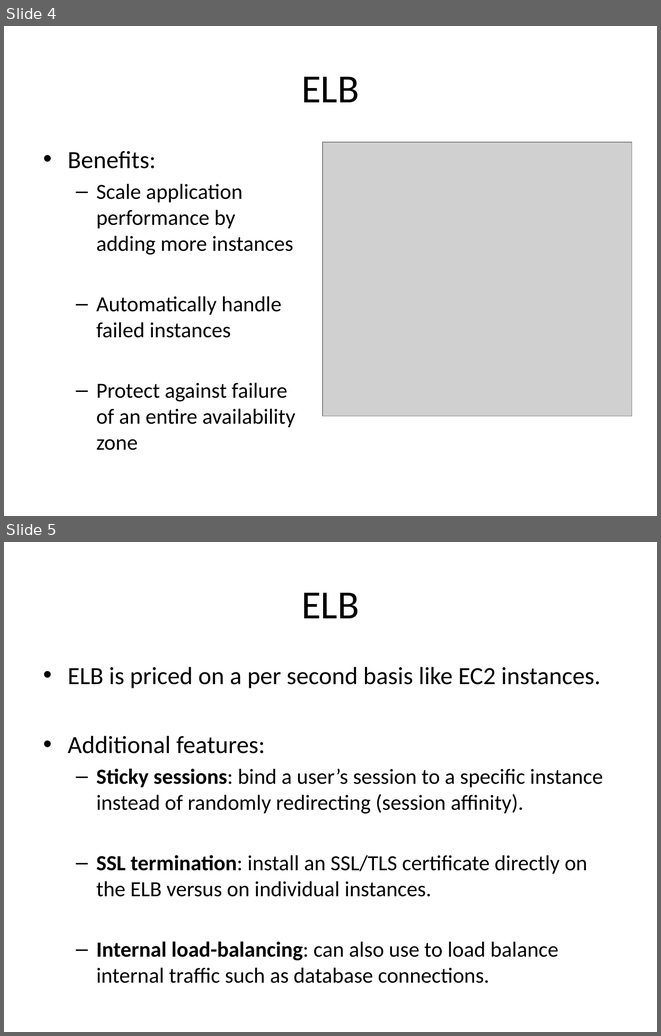
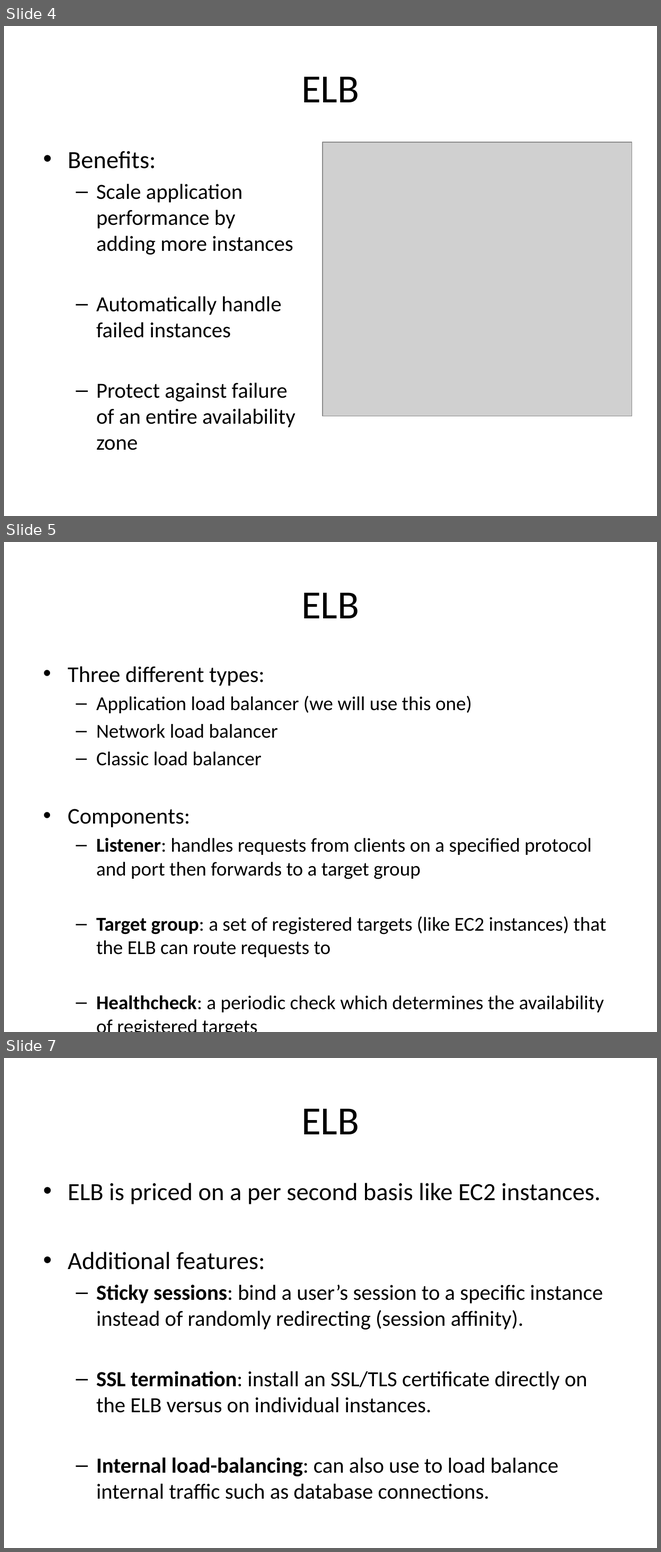
Before and after one commit to jasondbaker/infrastructure-class, a slide deck: lectures/infrastructure-week-4.pptx. Shown one above the other, each under a label of ours: slides 4 and 5 before the commit, slides 4, 5 and 7 after it; the slides between them are not shown. The pictures are 661x1036 and 661x1552 pixels, drawn with LibreOffice and Linux fonts; fonts in the diff are those of the drawing; grey boxes stand for pictures. Boxes give left, top, right and bottom in pixels: in the first picture for what was removed or moved away, otherwise in the second. Text is boxed around its words. In the diff, an @@ line names an element or a change of style, - is before the commit and + after.

```diff
--- a/lectures/infrastructure-week-4.pptx
+++ b/lectures/infrastructure-week-4.pptx
@@ slide 5 added at (4, 542, 657, 1032), background #FFFFFF @@
@@ title added at (301, 592, 359, 618), 44 pt, text #000000 @@
+ELB
@@ text added at (68, 666, 606, 1012), 21.7 pt, text #000000 @@
+• Three different types:
+  – Application load balancer (we will use this one)
+  – Network load balancer
+  – Classic load balancer
+• Components:
+  – Listener: handles requests from clients on a specified protocol and port then forwards to a target group
+  – Target group: a set of registered targets (like EC2 instances) that the ELB can route requests to
+  – Healthcheck: a periodic check which determines the availability of registered targets
@@ what was slide 5 is now slide 7 @@
```
Also in this commit, not shown: 7 slides changed, 7 other slides added, 1 slide removed.
